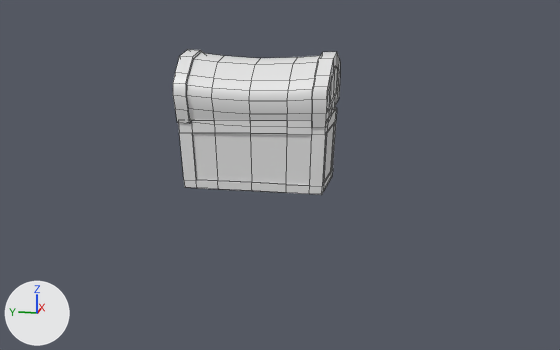
One commit to the FBX model Assets/Models/OBJ_CHEST.fbx: the scene before it, then after it.
Camera for both pictures: a camera (50 mm lens) standing at (-2.491, -0.566, 0.657) and looking at (-0.009, -0.069, 0.037). The axes (+X, +Y, +Z) are drawn at lower left. The lights are the same throughout. Mesh edges are drawn as thin lines. Where no turn or scale is listed for an object, it has been applied to the vertices.

Names of what the first picture shows: 'OBJ_CHEST'.
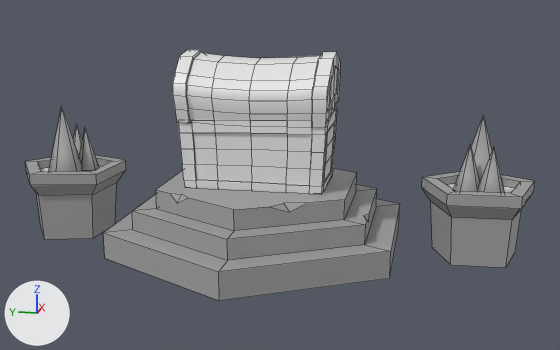
The newer file is also turned or shifted as a whole; pictures and numbers use the older file's frame.

The change, as a list of edits to the scene's bpy script:
```text
Add mat_obj_chest_002:
    mat_obj_chest_002 = principled_material('OBJ_CHEST.002')
    mat_obj_chest_002.base_color = (0.8, 0.8, 0.8)  # white #e7e7e7
    mat_obj_chest_002.roughness = 0.4
Add mat_obj_cube:
    mat_obj_cube = principled_material('OBJ_CUBE')
    mat_obj_cube.base_color = (0.8, 0.8, 0.8)  # white #e7e7e7
    mat_obj_cube.roughness = 0.4
Add mat_rock:
    mat_rock = principled_material('ROCK')
    mat_rock.base_color = (0.356, 0.356, 0.356)  # grey #a1a1a1
    mat_rock.roughness = 0.553
Add mat_fire:
    mat_fire = principled_material('FIRE')
    mat_fire.base_color = (0.356, 0.356, 0.356)  # grey #a1a1a1
    mat_fire.roughness = 0.553
Change me_cube_035:
    used by ob_obj_chest; location = (0.0, 0.0, 0.0)
    remove me_cube_035.from_pydata(...)  # 420 vertices, 399 faces; spans x -0.166..0.179, y -0.25..0.25, z 0.008..0.446
    add me_cube_035.from_pydata(...)  # 472 vertices, 451 faces; spans x -0.166..0.179, y -0.25..0.25, z 0.008..0.446
    me_cube_035 part 1
    26 faces are deleted
    47 vertices are added at x -0.135..0.134, y -0.235..0.235, z 0.087..0.148
    5 new vertices lie (0.003, -0.002, -0.053) away from vertices in x -0.133..-0.091, y 0.116..0.237, z 0.14..0.193
    48 new faces join them, mat_obj_chest (white #e7e7e7)
    20 new faces join them, mat_obj_chest_001 (white #e7e7e7)
    10 new faces join them, mat_obj_chest_002 (white #e7e7e7)
    add me_cube_035.materials.append(mat_obj_chest_002)  # white #e7e7e7
Add me_circle_007:
    me_circle_007.from_pydata(...)  # 30 vertices, 27 faces; spans x -0.164..0.195, y -0.142..0.206, z 0.0..0.239
    # faces by material slot: [26, 1]
    me_circle_007.materials.append(mat_rock)  # grey #a1a1a1
    me_circle_007.materials.append(mat_obj_cube)  # white #e7e7e7
Add me_circle_012:
    me_circle_012.from_pydata(...)  # 64 vertices, 46 faces; spans x -0.529..0.529, y -0.458..0.458, z 0.0..0.215
    me_circle_012.materials.append(mat_rock)  # grey #a1a1a1
Add me_circle_043:
    me_circle_043.from_pydata(...)  # 30 vertices, 27 faces; spans x -0.143..0.204, y -0.162..0.198, z 0.0..0.239
    # faces by material slot: [26, 1]
    me_circle_043.materials.append(mat_rock)  # grey #a1a1a1
    me_circle_043.materials.append(mat_obj_cube)  # white #e7e7e7
Add me_circle_044:
    me_circle_044.from_pydata(...)  # 33 vertices, 33 faces; spans x -0.092..0.092, y -0.081..0.081, z -0.239..0.2
    me_circle_044.materials.append(mat_fire)  # grey #a1a1a1
Add me_circle_014:
    me_circle_014.from_pydata(...)  # 33 vertices, 33 faces; spans x -0.083..0.103, y -0.083..0.088, z -0.232..0.194
    me_circle_014.materials.append(mat_fire)  # grey #a1a1a1
Add ob_circle_006:
    ob_circle_006 = bpy.data.objects.new('Circle.006', me_circle_007)
    ob_circle_006.location = (0.0, 0.672, -0.204)
Add ob_circle_007:
    ob_circle_007 = bpy.data.objects.new('Circle.007', me_circle_012)
    ob_circle_007.location = (0.0, 0.0, -0.204)
Add ob_circle_005:
    ob_circle_005 = bpy.data.objects.new('Circle.005', me_circle_043)
    ob_circle_005.location = (0.0, -0.735, -0.204)
Add ob_circle_008:
    ob_circle_008 = bpy.data.objects.new('Circle.008', me_circle_044)
    ob_circle_008.location = (0.027, -0.718, 0.05)
Add ob_circle_009:
    ob_circle_009 = bpy.data.objects.new('Circle.009', me_circle_014)
    ob_circle_009.location = (0.01, 0.683, 0.058)
```

What differs and where, as boxes (x1, y1, x2, y2) in the pictures (560 x 350 px):
'Circle.007', added
    after: (103, 169, 400, 301)
'OBJ_CHEST', reshaped
    before: (173, 49, 340, 195)
    after: (173, 49, 340, 194)
'Circle.005', added
    after: (422, 172, 534, 268)
    faces in mat_rock (grey #a1a1a1): (422, 172, 534, 268)
'Circle.006', added
    after: (25, 155, 126, 239)
    faces in mat_rock (grey #a1a1a1): (25, 155, 126, 239)
'Circle.008', added
    after: (453, 115, 505, 193)
'Circle.009', added
    after: (49, 107, 99, 172)
part 1 of me_cube_035, built on
    both: (179, 121, 336, 186)
